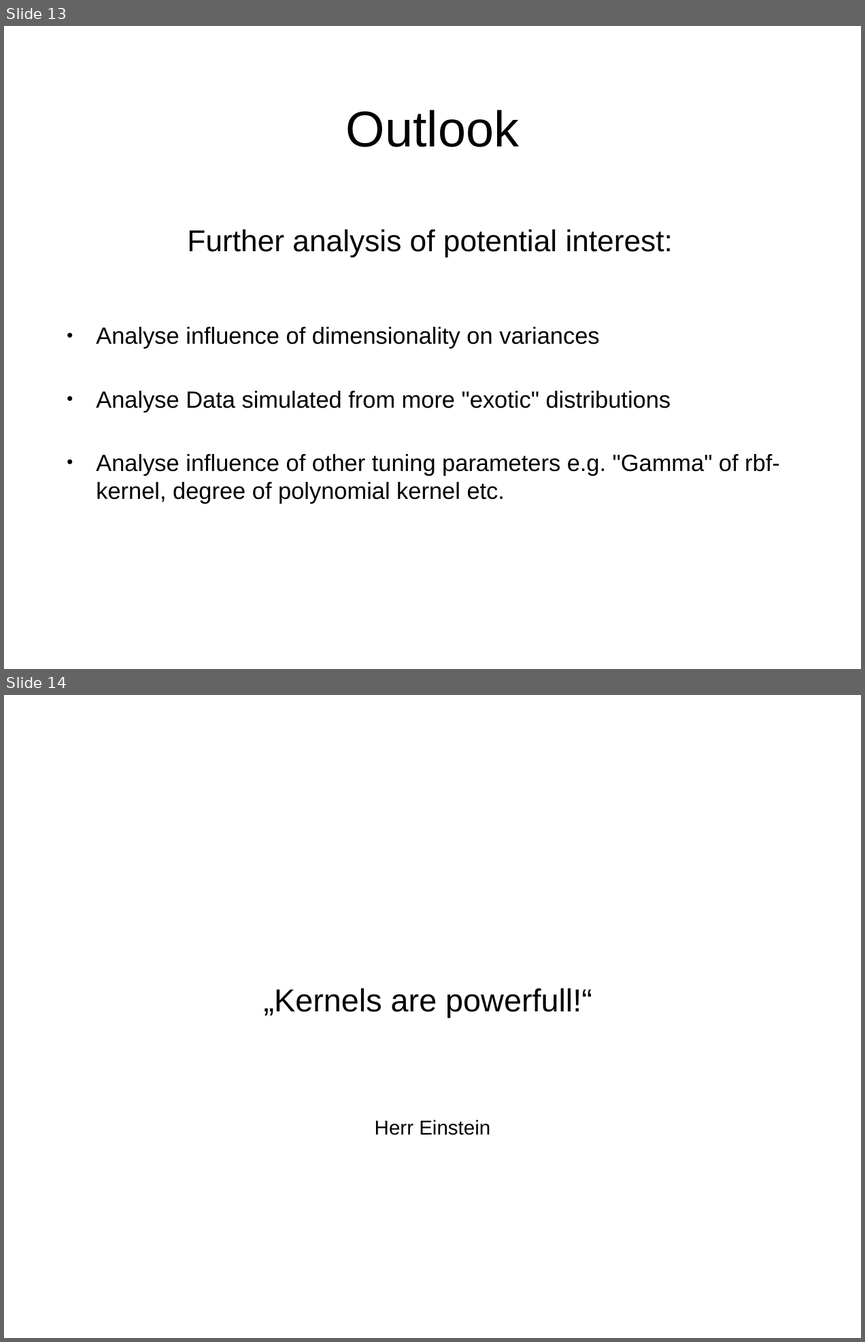
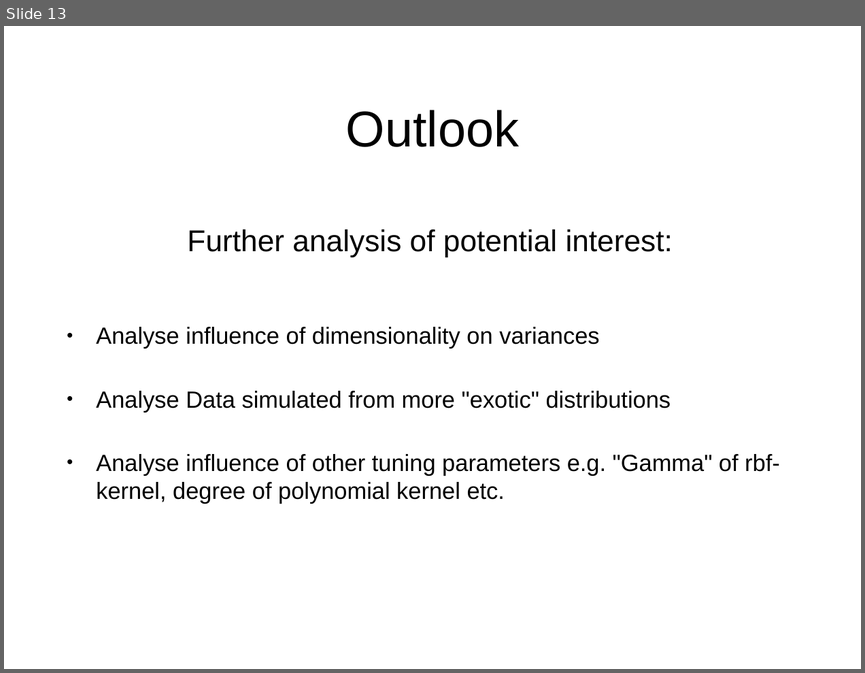
Before and after one commit to ThomasGoerttler/BootstrapingSVM, a slide deck: Präsentation/slides.pptx. Shown one above the other, each under a label of ours: slides 13 and 14 before the commit, slide 13 after it. The pictures are 865x1342 and 865x673 pixels, drawn with LibreOffice and Linux fonts; fonts in the diff are those of the drawing. Boxes give left, top, right and bottom in pixels: in the first picture for what was removed or moved away, otherwise in the second. Text is boxed around its words. In the diff, an @@ line names an element or a change of style, - is before the commit and + after.

```diff
--- a/Präsentation/slides.pptx
+++ b/Präsentation/slides.pptx
@@ slide 14 removed at <box>4,695,861,1338</box>, background #FFFFFF @@
@@ text removed at <box>264,988,592,1017</box> @@
-„Kernels are powerfull!“
@@ text removed at <box>375,1119,490,1135</box> @@
-Herr Einstein
```
Also in this commit, not shown: 4 slides changed, 17 other files.
